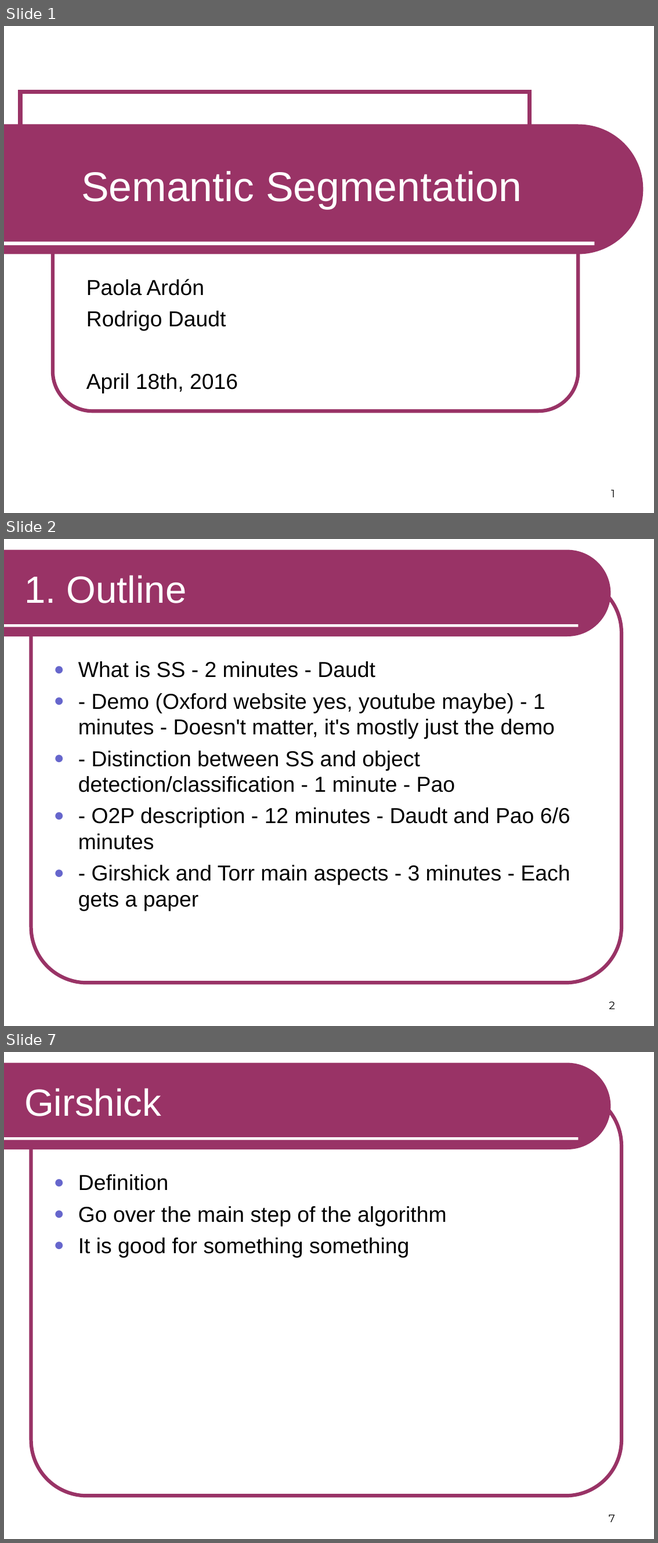
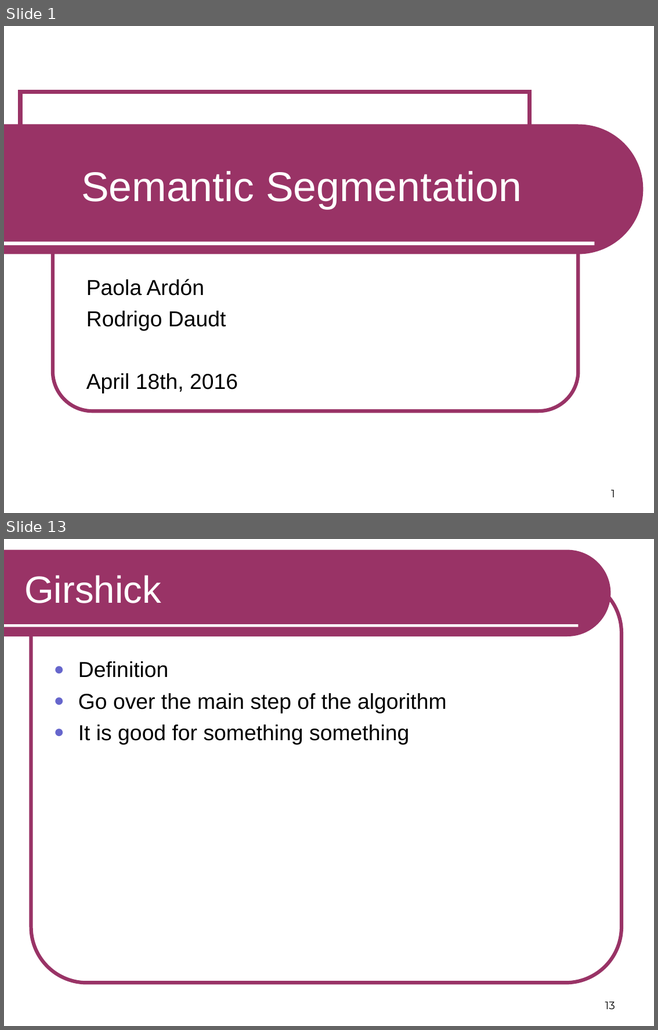
Before and after one commit to RSIP/SSI-SemanticSegmentation, a slide deck: template_slides.ppt. Shown one above the other, each under a label of ours: slides 1, 2 and 7 before the commit, slides 1 and 13 after it; the slides between them are not shown. The pictures are 658x1543 and 658x1030 pixels, drawn with LibreOffice and Linux fonts; fonts in the diff are those of the drawing. Boxes give left, top, right and bottom in pixels: in the first picture for what was removed or moved away, otherwise in the second. Text is boxed around its words. In the diff, an @@ line names an element or a change of style, - is before the commit and + after.

```diff
--- a/template_slides.ppt
+++ b/template_slides.ppt
@@ slide 2 removed at box(4, 539, 654, 1026), background #FFFFFF; not listed: 3 template elements that a slide beside it also shows @@
@@ title removed at box(24, 575, 187, 603) @@
-1. Outline
@@ text removed at box(78, 661, 570, 911) @@
-● What is SS - 2 minutes - Daudt
-● - Demo (Oxford website yes, youtube maybe) - 1 minutes - Doesn't matter, it's mostly just the demo
-● - Distinction between SS and object detection/classification - 1 minute - Pao
-● - O2P description - 12 minutes - Daudt and Pao 6/6 minutes
-● - Girshick and Torr main aspects - 3 minutes - Each gets a paper
@@ page number removed at box(608, 1002, 615, 1009) @@
-2
@@ what was slide 7 is now slide 13 @@
@@ page number at box(605, 1002, 615, 1009): text changed @@
-7
+13
```
Also in this commit, not shown: 4 slides changed, 9 slides added, 2 other slides removed.
